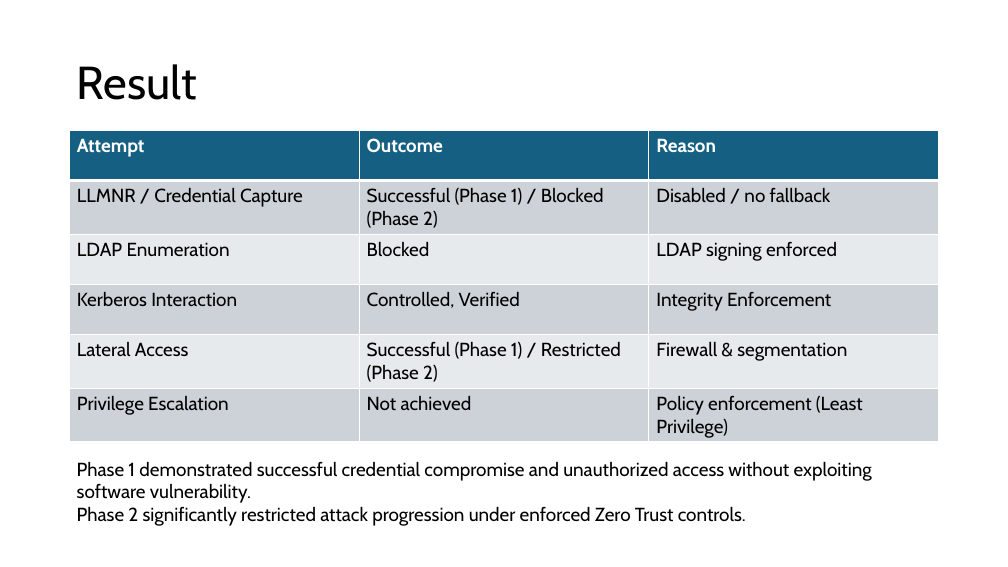
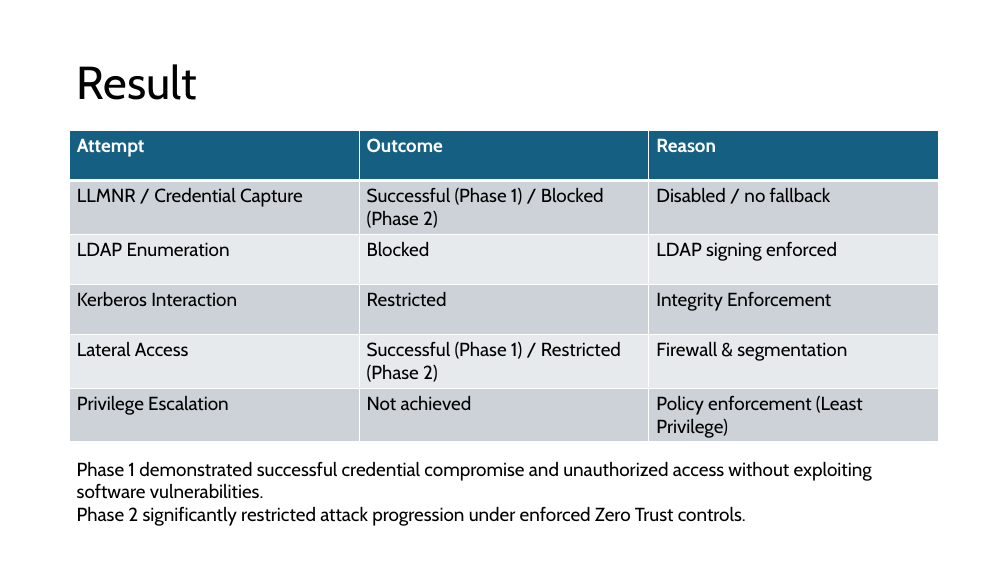
Before and after one commit to Doomguy047/PBL-4, a slide deck: slide 18 of PBL.pptx. Drawn at 1008x567 pixels with LibreOffice and Linux fonts; fonts in the diff are those of the drawing. Boxes give left, top, right and bottom in pixels: in the first picture for what was removed or moved away, otherwise in the second. Text is boxed around its words. In the diff, an @@ line names an element or a change of style, - is before the commit and + after.

Commit message:
Final ppt

```diff
--- a/PBL.pptx
+++ b/PBL.pptx
@@ table at bbox=[70, 131, 938, 442] @@
-row 4, column 2: Controlled, Verified
+row 4, column 2: Restricted
@@ text at bbox=[77, 461, 872, 499]: text changed @@
-Phase 1 demonstrated successful credential compromise and unauthorized access without exploiting software vulnerability.
+Phase 1 demonstrated successful credential compromise and unauthorized access without exploiting software vulnerabilities.
```
Also in this commit, not shown: 2 other slides changed.
